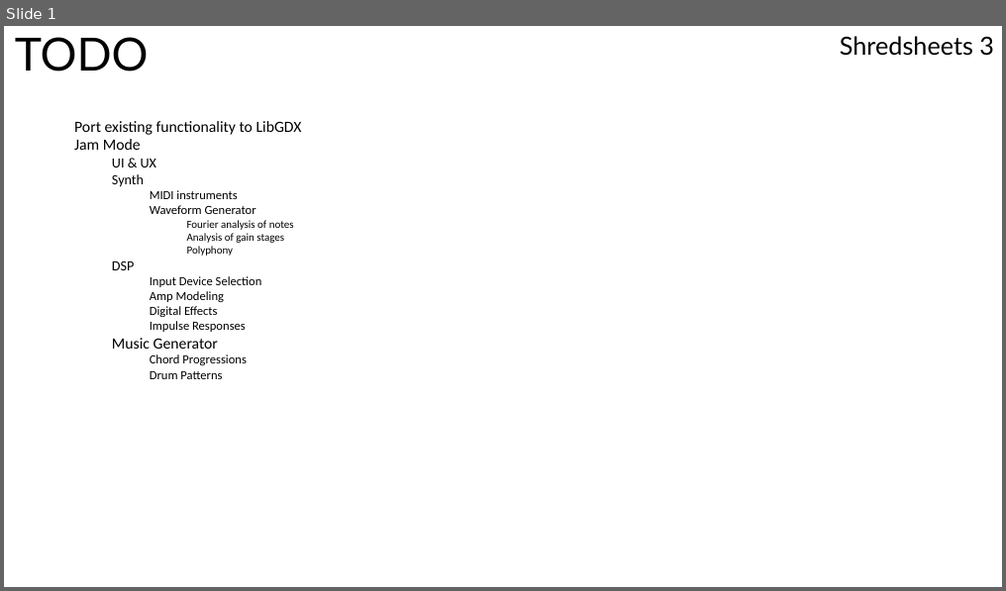
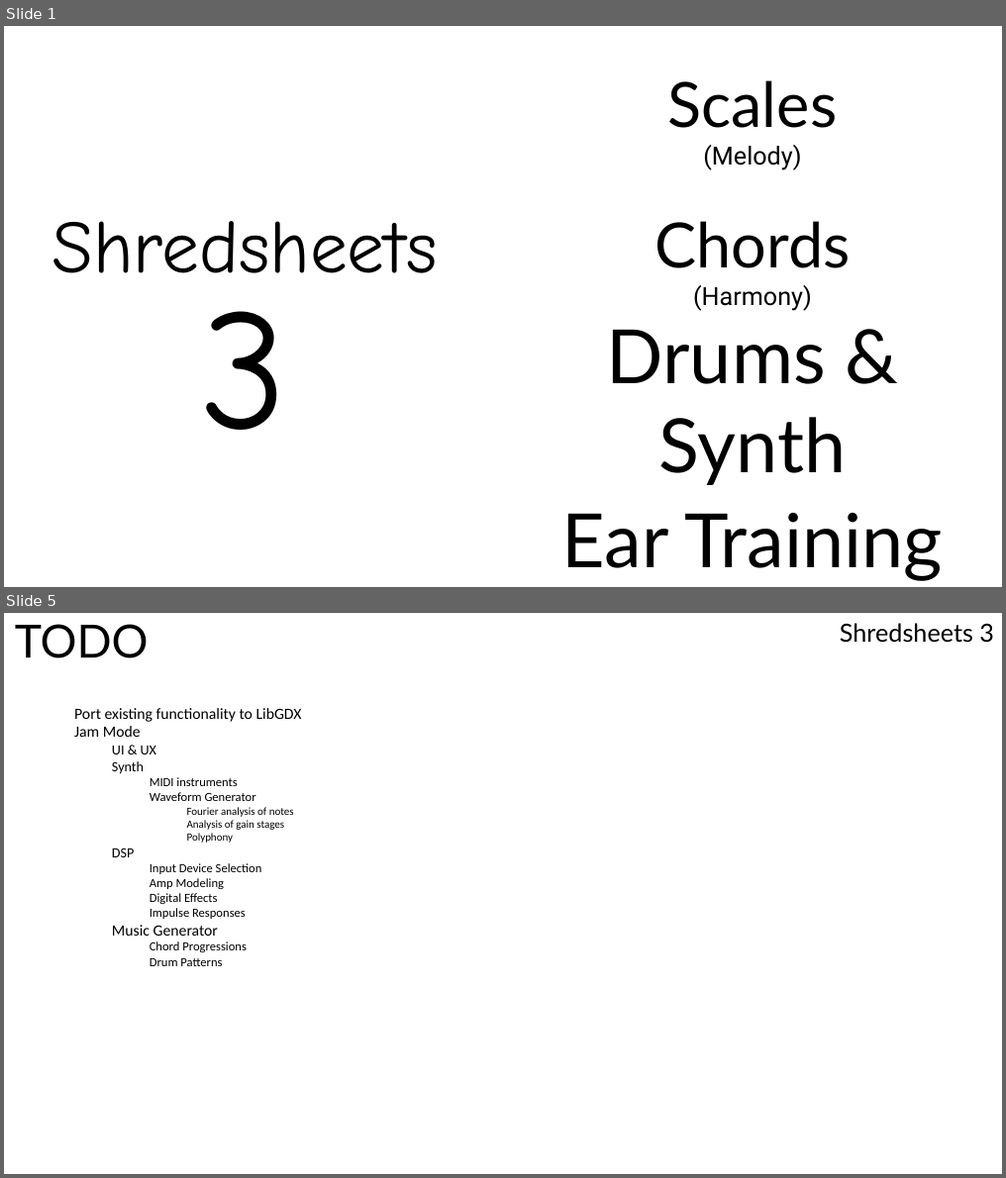
Before and after one commit to Adam-Carstensen/Shredsheets, a slide deck: Planning/Shredsheets 3 - Planning & System Design.pptx. Shown one above the other, each under a label of ours: slide 1 before the commit, slides 1 and 5 after it; the slides between them are not shown. The pictures are 1006x591 and 1006x1178 pixels, drawn with LibreOffice and Linux fonts; fonts in the diff are those of the drawing. Boxes give left, top, right and bottom in pixels: in the first picture for what was removed or moved away, otherwise in the second. Text is boxed around its words. In the diff, an @@ line names an element or a change of style, - is before the commit and + after.

```diff
--- a/Planning/Shredsheets 3 - Planning & System Design.pptx
+++ b/Planning/Shredsheets 3 - Planning & System Design.pptx
@@ slide 1 added at [4,26,1002,587], background #FFFFFF @@
@@ text added at [668,80,838,171], 24 pt, text #000000 @@
+Scales
+(Melody)
@@ text added at [52,221,438,274], 72 pt, text #000000 @@
+Shredsheets
@@ text added at [654,221,849,311], 24 pt, text #000000 @@
+Chords
+(Harmony)
@@ text added at [201,311,288,430], 166 pt, text #000000 @@
+3
@@ text added at [607,329,846,485], 72 pt, text #000000 @@
+Drums & Synth
@@ text added at [562,513,943,581], 72 pt, text #000000 @@
+Ear Training
@@ what was slide 1 is now slide 5 @@
```
Also in this commit, not shown: 3 other slides added.
